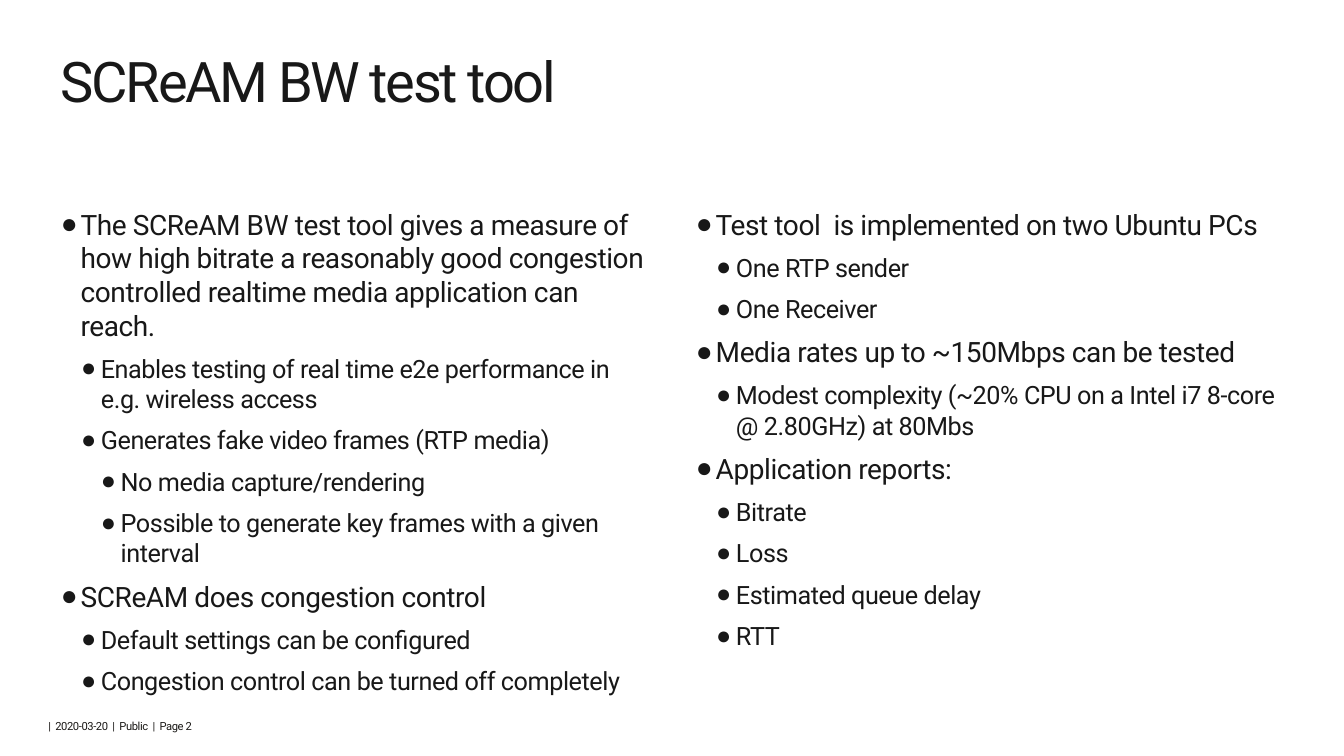
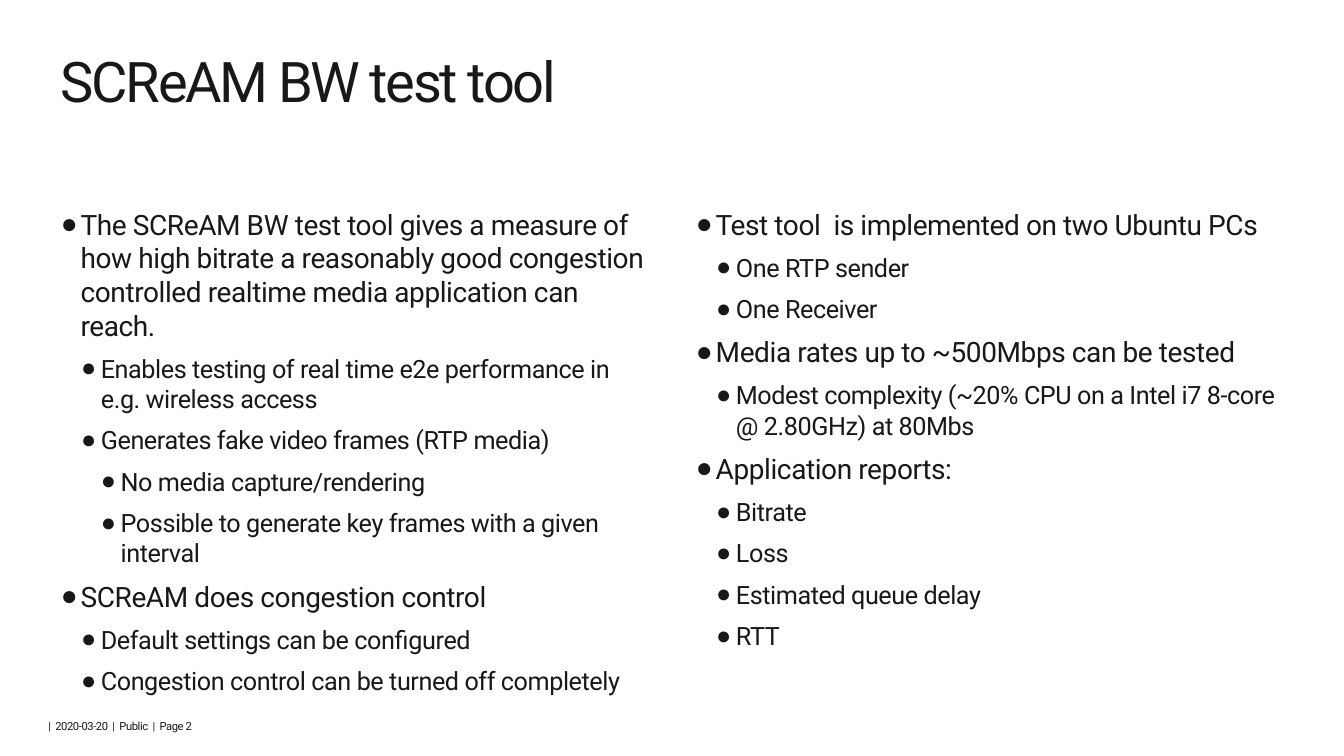
Before and after one commit to 5G-VCA-CC/scream, a slide deck: slide 2 of code/bw-test-tool/SCReAM-BW-test-tool.pptx. Drawn at 1344x756 pixels with LibreOffice and Linux fonts; fonts in the diff are those of the drawing; background and template pictures are left out. Boxes give left, top, right and bottom in pixels: in the first picture for what was removed or moved away, otherwise in the second. Text is boxed around its words. In the diff, an @@ line names an element or a change of style, - is before the commit and + after.

```diff
--- a/code/bw-test-tool/SCReAM-BW-test-tool.pptx
+++ b/code/bw-test-tool/SCReAM-BW-test-tool.pptx
@@ text at [716, 341, 1235, 368]: text changed @@
-● Media rates up to ~150Mbps can be tested
+● Media rates up to ~500Mbps can be tested
```
Also in this commit, not shown: 2 other slides changed, 8 other files.
